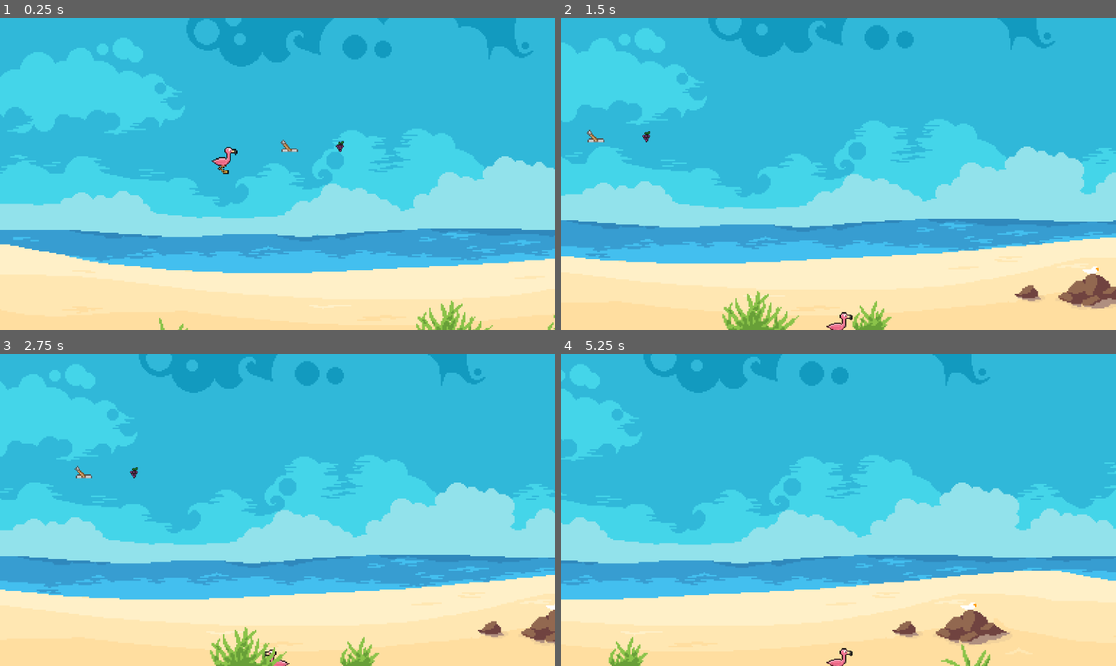
Above: before the commit, frames 1-4 (two rows, left to right).
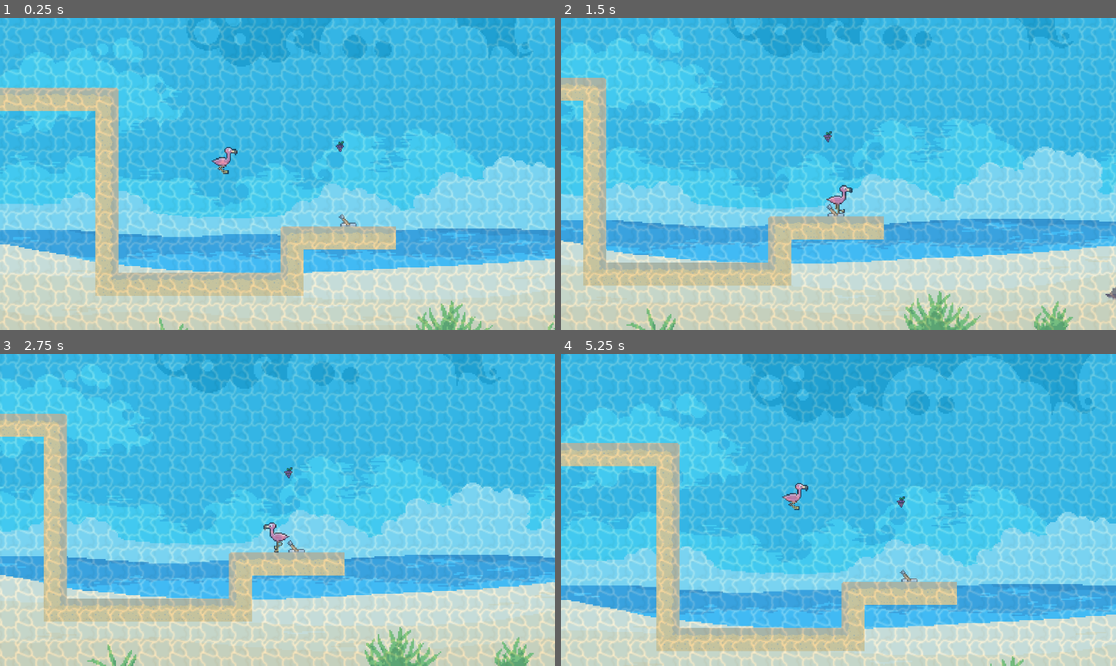
Above: after the commit, the same moments.

Repository: AamindMandragora/GMTKGameJam
Game: Godot game, scene res://Scenes/level_init.tscn
Two runs of this game, one before a commit and one after it. Both use one fixed random seed, a clock stepped at 60 frames per second and the inputs below. Before the commit the project has no main scene; this scene is started directly in both runs.
Inputs:
- Up to frame 1 (0.25 s): no input
- Up to frame 2 (1.5 s): hold Right (move right) from 0.53 s (still down); tap Up (jump) at 0.77 s
- Up to frame 3 (2.75 s): tap Up (jump) at 1.52 s; release Right (move right) at 2.03 s; hold Left (move left) from 2.03 s (still down)
- Up to frame 4 (5.25 s): release Left (move left) at 2.78 s; hold Right (move right) 2.78-4.28 s; tap Up (jump) at 3.02, 3.77, 4.52 s; hold Left (move left) 4.28-5.03 s; hold Right (move right) from 5.03 s (still down)

The runs differ from the first frame. In frame 1, 43% of the frame differs, in the area x 0-100%, y 0-100%; in frame 2, 52%; in frame 3, 51%; in frame 4, 65%.

Commit message:
Added Water Shader
23:09 8/2/25

Diff:
--- /dev/null
+++ b/Assets/shaders/water_shader.gdshader
@@ -0,0 +1,14 @@
+shader_type canvas_item;
+
+uniform vec2 scroll_offset = vec2(0.0, 0.0);
+uniform float alpha_factor = 0.5;  // transparency (0.0 = fully transparent, 1.0 = opaque)
+
+void fragment() {
+    vec2 uv = UV + scroll_offset;
+    vec4 tex_color = texture(TEXTURE, uv);
+
+    // Multiply the texture alpha by alpha_factor
+    tex_color.a *= alpha_factor;
+
+    COLOR = tex_color;
+}
--- a/Scenes/beach_ball.tscn
+++ b/Scenes/beach_ball.tscn
@@ -63,7 +63,7 @@
 scale = Vector2(0.4, 0.4)
 sprite_frames = SubResource("SpriteFrames_2lgk0")
 autoplay = "default"
-frame_progress = 0.879904
+frame_progress = 0.845712
 
 [node name="CollisionShape2D" type="CollisionShape2D" parent="."]
 position = Vector2(0, -10)
--- a/Scenes/level_init.tscn
+++ b/Scenes/level_init.tscn
@@ -9,9 +9,19 @@
 [ext_resource type="Texture2D" uid="uid://dpaac70gxualf" path="res://Assets/sprites/beach1.png" id="6_vcbyy"]
 [ext_resource type="Texture2D" uid="uid://csdka6a0q16bs" path="res://Assets/sprites/beach2.png" id="7_rdadd"]
 [ext_resource type="Texture2D" uid="uid://bpipq2u6vn5l7" path="res://Assets/sprites/beach3.png" id="8_gnd1d"]
+[ext_resource type="Script" uid="uid://bexmtivongav8" path="res://Scripts/water_image.gd" id="8_kdvgm"]
+[ext_resource type="Shader" uid="uid://0l3ia0x5iakw" path="res://Assets/shaders/water_shader.gdshader" id="8_n4ihl"]
+[ext_resource type="PackedScene" uid="uid://eba1r72vm071" path="res://Scenes/kill_zone.tscn" id="8_noenv"]
+[ext_resource type="Texture2D" uid="uid://sgdaniciyioe" path="res://Assets/sprites/water.png" id="9_he0cd"]
 [ext_resource type="Texture2D" uid="uid://cdfjq2ofh7rup" path="res://Assets/sprites/beach4.png" id="9_noenv"]
 
-[sub_resource type="WorldBoundaryShape2D" id="WorldBoundaryShape2D_0713x"]
+[sub_resource type="ShaderMaterial" id="ShaderMaterial_n4ihl"]
+shader = ExtResource("8_n4ihl")
+shader_parameter/scroll_offset = Vector2(0, 0)
+shader_parameter/alpha_factor = 0.5
+
+[sub_resource type="WorldBoundaryShape2D" id="WorldBoundaryShape2D_kdvgm"]
+distance = -597.0
 
 [sub_resource type="TileSetAtlasSource" id="TileSetAtlasSource_bmrvr"]
 texture = ExtResource("3_wadpb")
@@ -268,10 +278,70 @@
 sources/0 = SubResource("TileSetAtlasSource_bmrvr")
 
 [node name="Level Init" type="Node2D"]
-position = Vector2(292, -189)
+position = Vector2(292, 387)
 
 [node name="Game Manager" parent="." instance=ExtResource("1_kbcm5")]
 unique_name_in_owner = true
+
+[node name="ParallaxBackground" type="ParallaxBackground" parent="."]
+
+[node name="ParallaxLayer" type="ParallaxLayer" parent="ParallaxBackground"]
+position = Vector2(290, 391)
+motion_scale = Vector2(0.1, 1)
+motion_mirroring = Vector2(1024, 0)
+script = ExtResource("6_rdadd")
+
+[node name="Sprite2D" type="Sprite2D" parent="ParallaxBackground/ParallaxLayer"]
+position = Vector2(222, -103)
+scale = Vector2(2, 2)
+texture = ExtResource("6_vcbyy")
+
+[node name="ParallaxLayer2" type="ParallaxLayer" parent="ParallaxBackground"]
+position = Vector2(290, 391)
+motion_scale = Vector2(0.25, 1)
+motion_mirroring = Vector2(1024, 0)
+
+[node name="Sprite2D" type="Sprite2D" parent="ParallaxBackground/ParallaxLayer2"]
+position = Vector2(222, -103)
+scale = Vector2(2, 2)
+texture = ExtResource("7_rdadd")
+
+[node name="ParallaxLayer3" type="ParallaxLayer" parent="ParallaxBackground"]
+position = Vector2(290, 391)
+motion_scale = Vector2(0.5, 1)
+motion_mirroring = Vector2(1024, 0)
+
+[node name="Sprite2D" type="Sprite2D" parent="ParallaxBackground/ParallaxLayer3"]
+position = Vector2(222, -103)
+scale = Vector2(2, 2)
+texture = ExtResource("8_gnd1d")
+
+[node name="ParallaxBackground2" type="ParallaxBackground" parent="."]
+layer = 100
+
+[node name="ParallaxLayer" type="ParallaxLayer" parent="ParallaxBackground2"]
+position = Vector2(0, 576)
+motion_mirroring = Vector2(1024, 0)
+
+[node name="Sprite2D" type="Sprite2D" parent="ParallaxBackground2/ParallaxLayer"]
+position = Vector2(512, -288)
+scale = Vector2(2, 2)
+texture = ExtResource("9_noenv")
+
+[node name="Water_Overlay" type="CanvasLayer" parent="."]
+layer = 100
+
+[node name="Water_Image" type="TextureRect" parent="Water_Overlay"]
+material = SubResource("ShaderMaterial_n4ihl")
+anchors_preset = 15
+anchor_right = 1.0
+anchor_bottom = 1.0
+grow_horizontal = 2
+grow_vertical = 2
+scale = Vector2(2, 2)
+texture = ExtResource("9_he0cd")
+stretch_mode = 1
+script = ExtResource("8_kdvgm")
 
 [node name="Player" parent="." instance=ExtResource("2_ms3sw")]
 position = Vector2(17, -69)
@@ -279,7 +349,7 @@
 [node name="Camera2D" type="Camera2D" parent="Player"]
 zoom = Vector2(1.5, 1.5)
 limit_left = 0
-limit_bottom = 0
+limit_bottom = 576
 
 [node name="Platforms" type="Node" parent="."]
 
@@ -291,63 +361,18 @@
 
 [node name="Kill Zones" type="Node" parent="."]
 
-[node name="StaticBody2D" type="StaticBody2D" parent="Kill Zones"]
-position = Vector2(95, -5)
-
-[node name="CollisionShape2D" type="CollisionShape2D" parent="Kill Zones/StaticBody2D"]
-position = Vector2(0, 24)
-shape = SubResource("WorldBoundaryShape2D_0713x")
+[node name="Kill Zone" parent="Kill Zones" instance=ExtResource("8_noenv")]
+
+[node name="CollisionShape2D" type="CollisionShape2D" parent="Kill Zones/Kill Zone"]
+shape = SubResource("WorldBoundaryShape2D_kdvgm")
 
 [node name="TileMap" type="TileMap" parent="."]
 tile_set = SubResource("TileSet_d2uvy")
 format = 2
+layer_0/tile_data = PackedInt32Array(-262154, 0, 0, -262153, 65536, 0, -262152, 65536, 0, -262151, 65536, 0, -262150, 65536, 0, -262149, 131072, 0, -196613, 131072, 1, -131077, 131072, 1, -65541, 131072, 1, -5, 131072, 1, 65531, 131072, 1, 131067, 131072, 1, 196603, 131072, 1, 262139, 0, 4, 262140, 65536, 0, 262141, 65536, 0, 262142, 65536, 0, 262143, 65536, 0, 196608, 65536, 0, 196609, 65536, 0, 196610, 65536, 0, 196611, 65536, 4, 131075, 0, 1, 65539, 0, 0, 65540, 65536, 0, 65541, 65536, 0, 65542, 65536, 0, 65543, 65536, 0)
 
 [node name="Lever" parent="." instance=ExtResource("4_wadpb")]
-position = Vector2(109, -63)
+position = Vector2(190, 40)
 
 [node name="Goal" parent="." instance=ExtResource("5_0713x")]
 position = Vector2(179, -69)
-
-[node name="ParallaxBackground" type="ParallaxBackground" parent="."]
-
-[node name="ParallaxLayer" type="ParallaxLayer" parent="ParallaxBackground"]
-position = Vector2(290, -185)
-motion_scale = Vector2(0.1, 1)
-motion_mirroring = Vector2(1024, 0)
-script = ExtResource("6_rdadd")
-
-[node name="Sprite2D" type="Sprite2D" parent="ParallaxBackground/ParallaxLayer"]
-position = Vector2(222, -103)
-scale = Vector2(2, 2)
-texture = ExtResource("6_vcbyy")
-
-[node name="ParallaxLayer2" type="ParallaxLayer" parent="ParallaxBackground"]
-position = Vector2(290, -185)
-motion_scale = Vector2(0.25, 1)
-motion_mirroring = Vector2(1024, 0)
-
-[node name="Sprite2D" type="Sprite2D" parent="ParallaxBackground/ParallaxLayer2"]
-position = Vector2(222, -103)
-scale = Vector2(2, 2)
-texture = ExtResource("7_rdadd")
-
-[node name="ParallaxLayer3" type="ParallaxLayer" parent="ParallaxBackground"]
-position = Vector2(290, -185)
-motion_scale = Vector2(0.5, 1)
-motion_mirroring = Vector2(1024, 0)
-
-[node name="Sprite2D" type="Sprite2D" parent="ParallaxBackground/ParallaxLayer3"]
-position = Vector2(222, -103)
-scale = Vector2(2, 2)
-texture = ExtResource("8_gnd1d")
-
-[node name="ParallaxBackground2" type="ParallaxBackground" parent="."]
-layer = 100
-
-[node name="ParallaxLayer" type="ParallaxLayer" parent="ParallaxBackground2"]
-motion_mirroring = Vector2(1024, 0)
-
-[node name="Sprite2D" type="Sprite2D" parent="ParallaxBackground2/ParallaxLayer"]
-position = Vector2(512, -288)
-scale = Vector2(2, 2)
-texture = ExtResource("9_noenv")
--- a/Scenes/lever.tscn
+++ b/Scenes/lever.tscn
@@ -1,5 +1,6 @@
-[gd_scene load_steps=3 format=3 uid="uid://dlrp7gi1771s"]
+[gd_scene load_steps=4 format=3 uid="uid://dlrp7gi1771s"]
 
+[ext_resource type="Script" uid="uid://18l76r2vbyga" path="res://Scripts/lever.gd" id="1_6kuia"]
 [ext_resource type="Texture2D" uid="uid://bq4opf21udwkd" path="res://Assets/sprites/lever.png" id="1_wv1st"]
 
 [sub_resource type="RectangleShape2D" id="RectangleShape2D_6kuia"]
@@ -7,6 +8,7 @@
 
 [node name="Lever" type="Area2D"]
 scale = Vector2(0.5, 0.5)
+script = ExtResource("1_6kuia")
 
 [node name="Lever" type="Sprite2D" parent="."]
 position = Vector2(0, -32)
@@ -15,3 +17,5 @@
 [node name="CollisionShape2D" type="CollisionShape2D" parent="."]
 position = Vector2(0, -26)
 shape = SubResource("RectangleShape2D_6kuia")
+
+[connection signal="body_entered" from="." to="." method="_on_body_entered"]
--- /dev/null
+++ b/Scripts/globals.gd
@@ -0,0 +1,3 @@
+extends Node
+
+var is_water_mode = false
--- /dev/null
+++ b/Scripts/lever.gd
@@ -0,0 +1,7 @@
+extends Area2D
+
+
+func _on_body_entered(body: Node2D) -> void:
+	if Globals.is_water_mode == false:
+		Globals.is_water_mode = true
+		print("e")
--- a/Scripts/player.gd
+++ b/Scripts/player.gd
@@ -1,7 +1,8 @@
 extends CharacterBody2D
 
-const SPEED = 450.0
-const JUMP_VELOCITY = -300.0
+const SPEED = 200.0
+const JUMP_VELOCITY = -400.0
+const MIN_JUMP_VELOCITY = JUMP_VELOCITY
 
 const COYOTE_TIME = 0.1
 var coyote_timer = 0.0
@@ -62,6 +63,6 @@
 		velocity.x = move_toward(velocity.x, 0, SPEED)
 
 	# Vertical movement
-	velocity.y = max(velocity.y, -300)
+	velocity.y = max(velocity.y, MIN_JUMP_VELOCITY)
 
 	move_and_slide()
--- /dev/null
+++ b/Scripts/water_image.gd
@@ -0,0 +1,15 @@
+extends TextureRect
+
+@onready var shader := material as ShaderMaterial
+
+@export var scroll_speed := Vector2(0.25, 0)  # Scroll speed in UV units per second
+var scroll_offset := Vector2.ZERO
+
+func _process(delta: float) -> void:
+	scroll_offset += scroll_speed * delta
+	# Wrap around to keep UVs between 0 and 1 (optional but neat)
+	scroll_offset.x = fmod(scroll_offset.x, 1.0)
+	scroll_offset.y = fmod(scroll_offset.y, 1.0)
+
+	shader.set_shader_parameter("scroll_offset", scroll_offset)
+	shader.set_shader_parameter("alpha_factor", 0.3)
--- a/project.godot
+++ b/project.godot
@@ -11,12 +11,14 @@
 [application]
 
 config/name="GMTK Game Jam"
+run/main_scene="uid://d4mocbpionqda"
 config/features=PackedStringArray("4.4", "Mobile")
 config/icon="res://icon.svg"
 
 [autoload]
 
 Music="*res://Scenes/music.tscn"
+Globals="*res://Scripts/globals.gd"
 
 [dotnet]
 
Not shown, added: Assets/shaders/water_shader.gdshader.uid
Binary file added: Assets/sprites/water.png
Not shown, added: Assets/sprites/water.png.import
Not shown: 1 places in Scenes/level_init.tscn that only renumber resources
Not shown, added: Scripts/globals.gd.uid
Not shown, added: Scripts/lever.gd.uid
Not shown, added: Scripts/water_image.gd.uid
